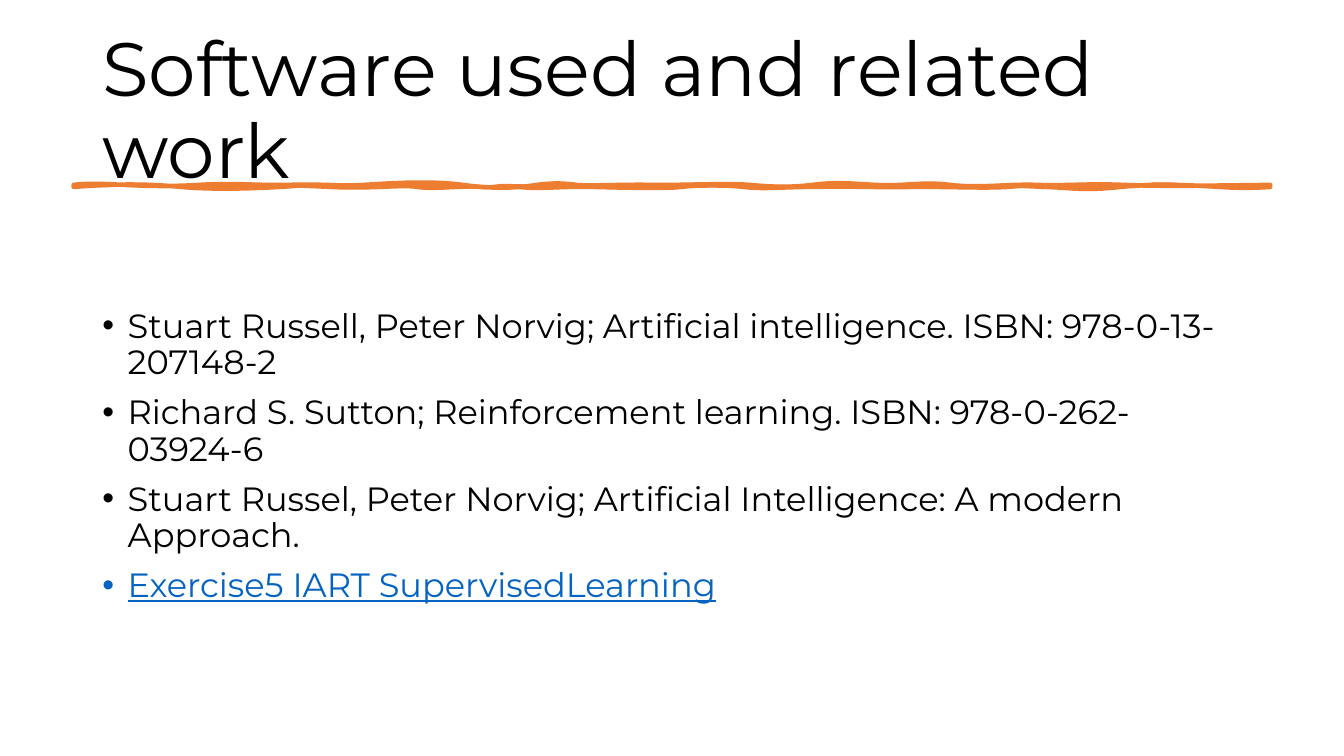
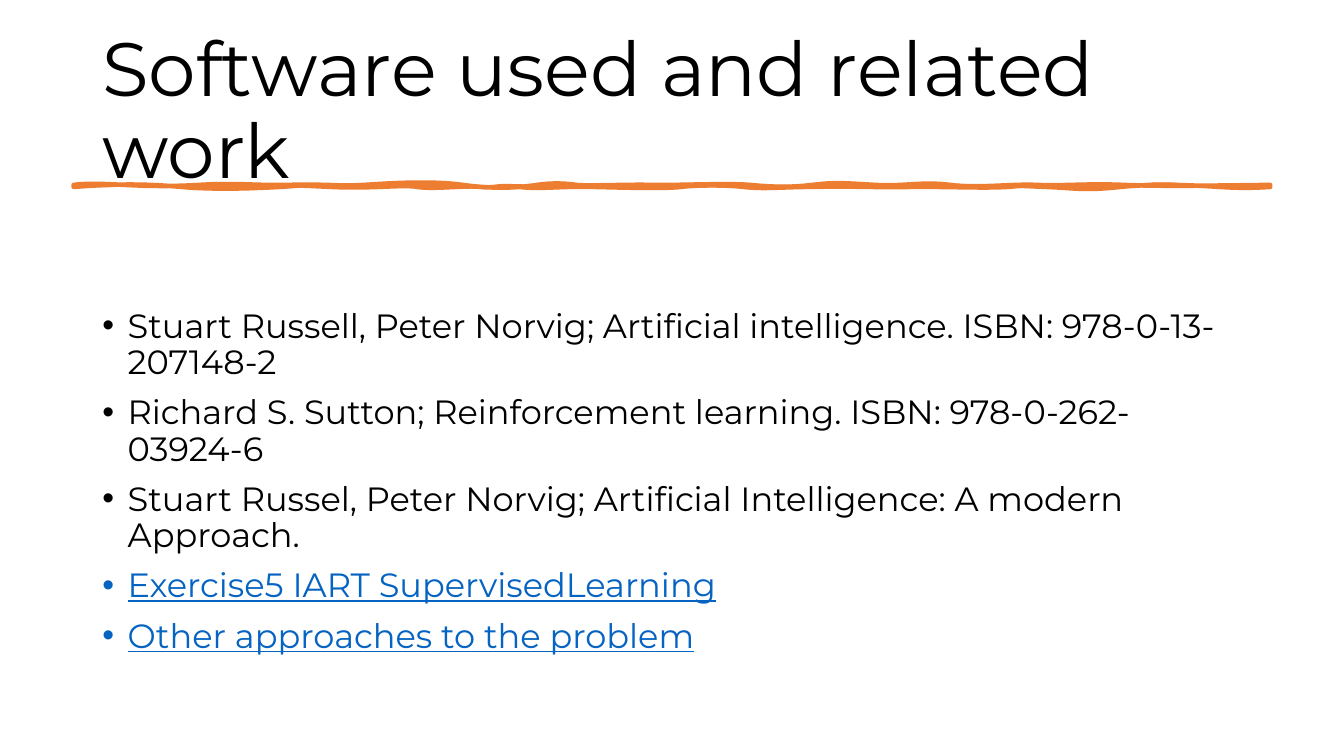
Before and after one commit to afs202005277/HeartDiseasePrediction, a slide deck: slide 3 of Supervised Learning.pptx (slide 2 before the commit). Drawn at 1344x756 pixels with LibreOffice and Linux fonts; fonts in the diff are those of the drawing. Boxes give left, top, right and bottom in pixels: in the first picture for what was removed or moved away, otherwise in the second. Text is boxed around its words. In the diff, an @@ line names an element or a change of style, - is before the commit and + after.

```diff
--- a/Supervised Learning.pptx
+++ b/Supervised Learning.pptx
@@ text at <box>128,623,695,655</box>: paragraph added @@
+• Other approaches to the problem
```
Also in this commit, not shown: 2 other slides changed, 1 slide added, 1 other file.
